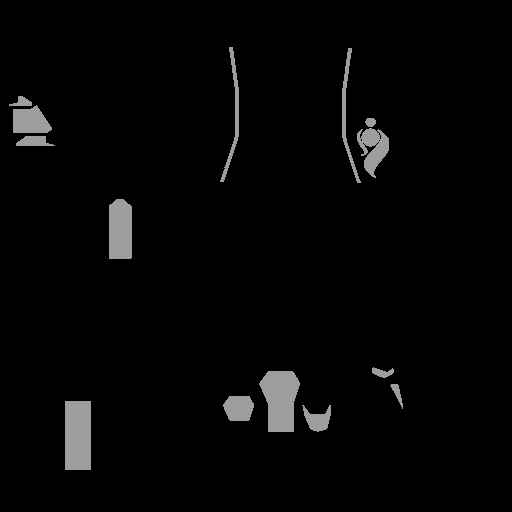
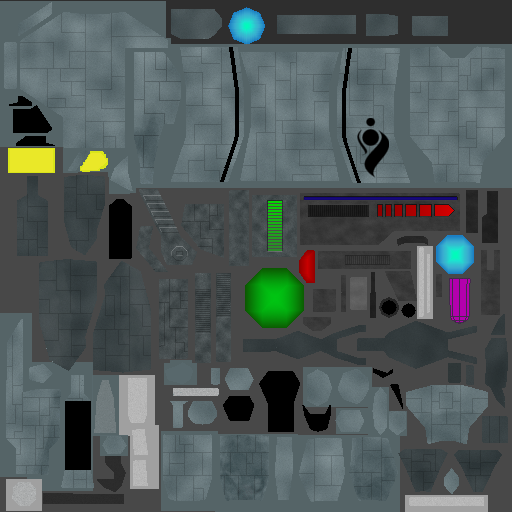
Before/after of a 512 x 512 layered artwork. What changed in the layer stack:
hid "Teamcolor Layer" over (0, 0, 512, 512)
showed "Corpse Decals" over (267, 196, 458, 252)
